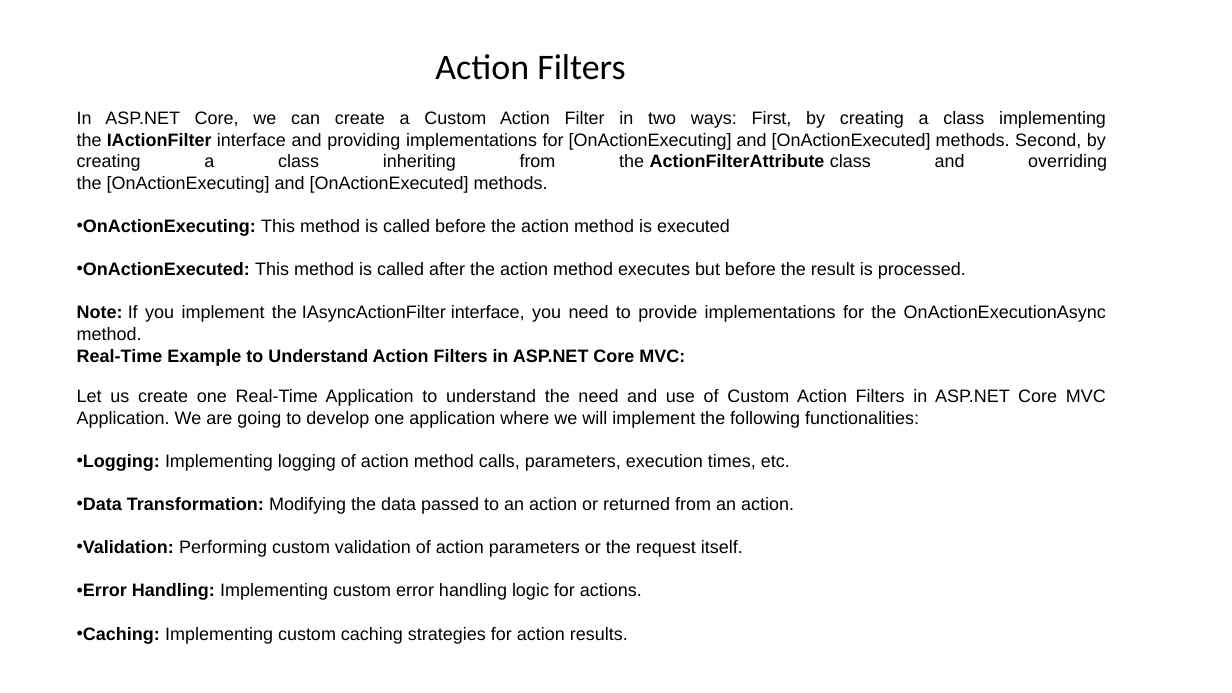
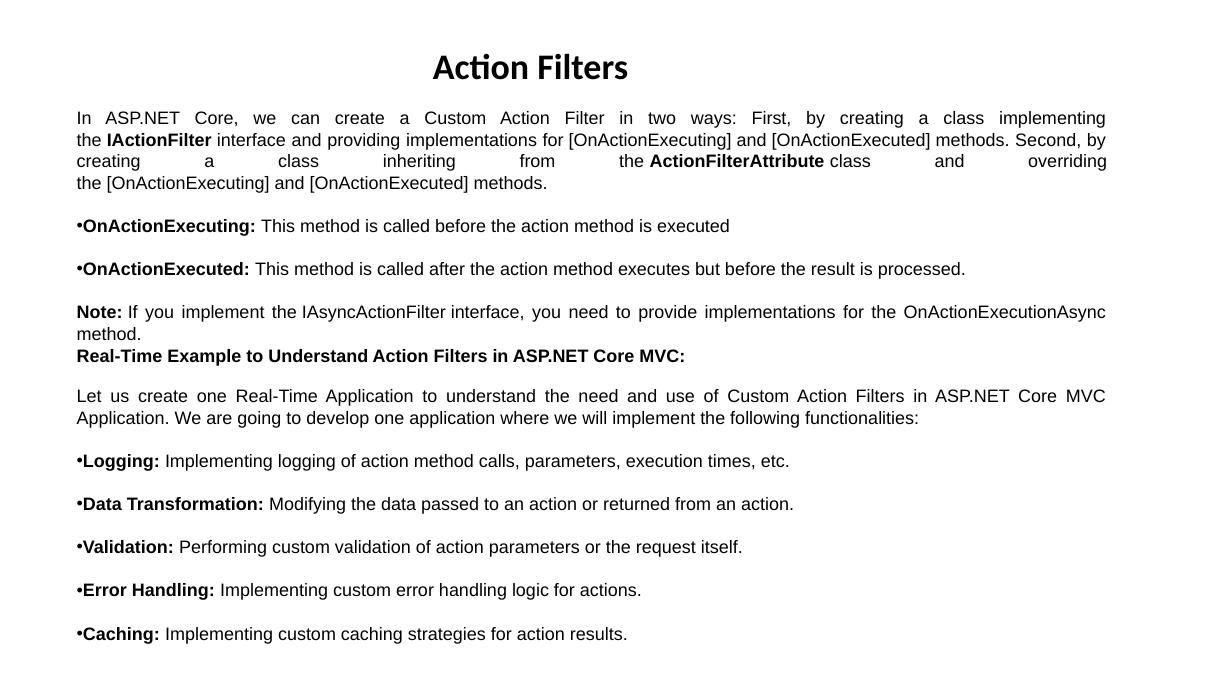
Before and after one commit to NareshESSPL/DotNetTraining, a slide deck: slide 19 of Documents/MVC.pptm (slide 18 before the commit). Drawn at 1232x693 pixels with LibreOffice and Linux fonts; fonts in the diff are those of the drawing. Boxes give left, top, right and bottom in pixels: in the first picture for what was removed or moved away, otherwise in the second. Text is boxed around its words. In the diff, an @@ line names an element or a change of style, - is before the commit and + after.

```diff
--- a/Documents/MVC.pptm
+++ b/Documents/MVC.pptm
@@ text "Action Filters" at (433,53,628,80): bold on @@
```
Also in this commit, not shown: 4 other slides changed, 3 slides added, 2 slides removed, 33 other files.
